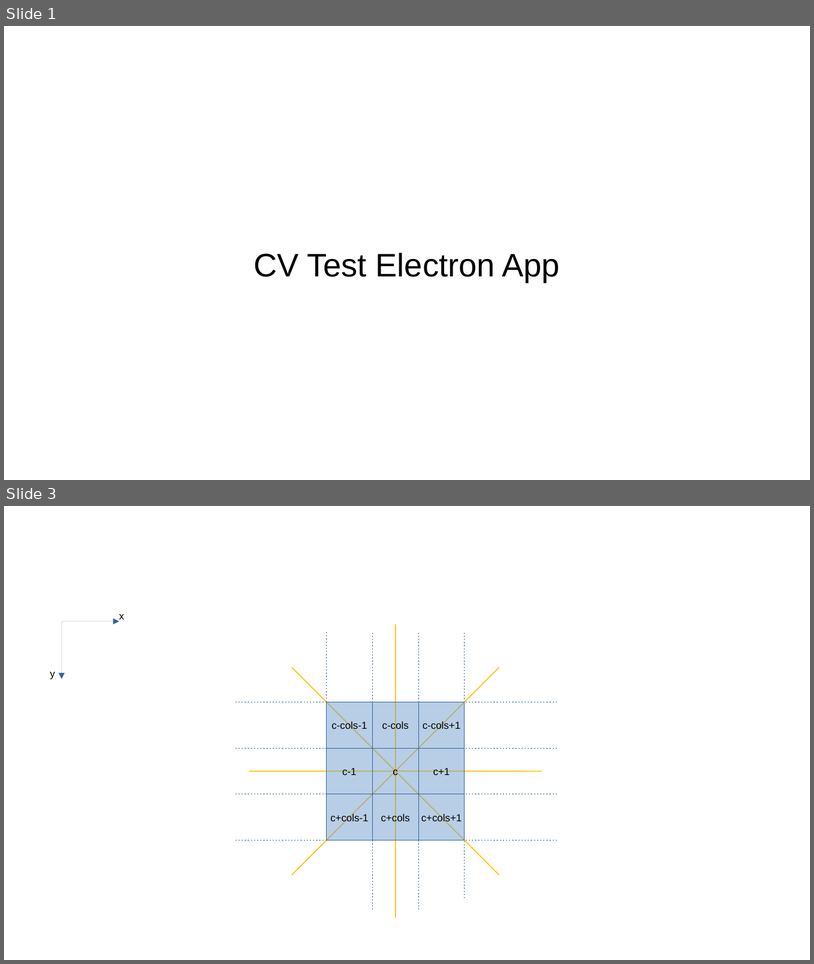
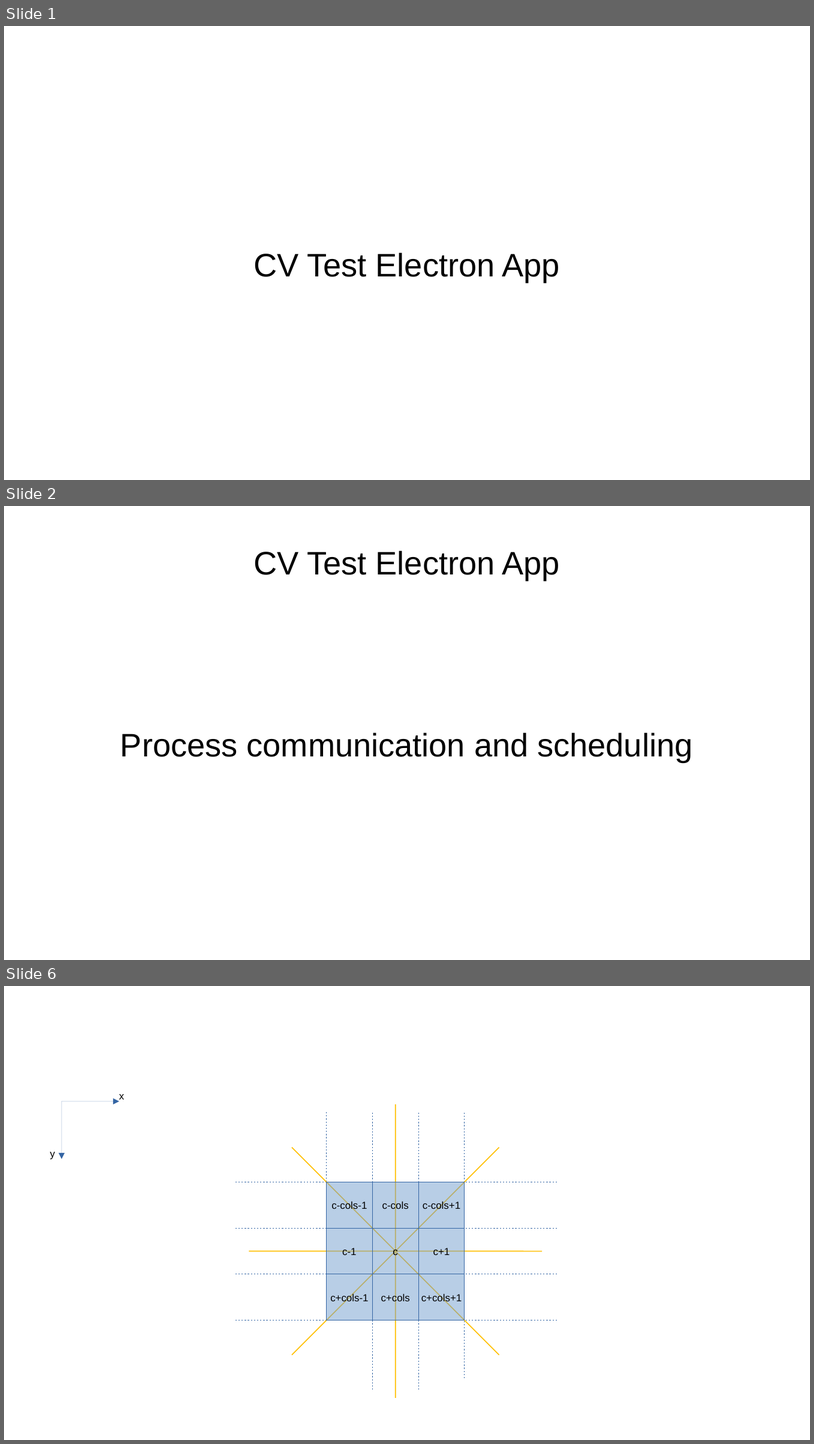
Before and after one commit to AxelTe/cvTestElectron, a slide deck: insides.odp. Shown one above the other, each under a label of ours: slides 1 and 3 before the commit, slides 1, 2 and 6 after it; the slides between them are not shown. The pictures are 814x964 and 814x1444 pixels, drawn with LibreOffice and Linux fonts; fonts in the diff are those of the drawing. Boxes give left, top, right and bottom in pixels: in the first picture for what was removed or moved away, otherwise in the second. Text is boxed around its words. In the diff, an @@ line names an element or a change of style, - is before the commit and + after.

```diff
--- a/insides.odp
+++ b/insides.odp
@@ slide 2 added at bbox=[4, 506, 810, 960], background #FFFFFF @@
@@ title added at bbox=[254, 550, 560, 580], 32 pt, text #000000 @@
+CV Test Electron App
@@ subtitle added at bbox=[120, 732, 693, 762], 32 pt, text #000000 @@
+Process communication and scheduling
@@ what was slide 3 is now slide 6 @@
```
Also in this commit, not shown: 1 slide changed, 4 other slides added, 8 other files.
